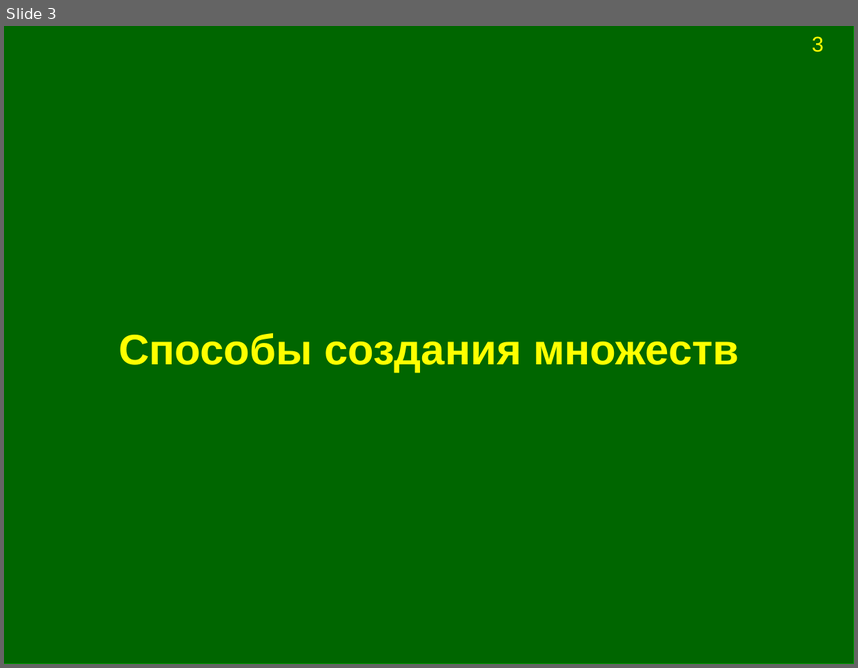
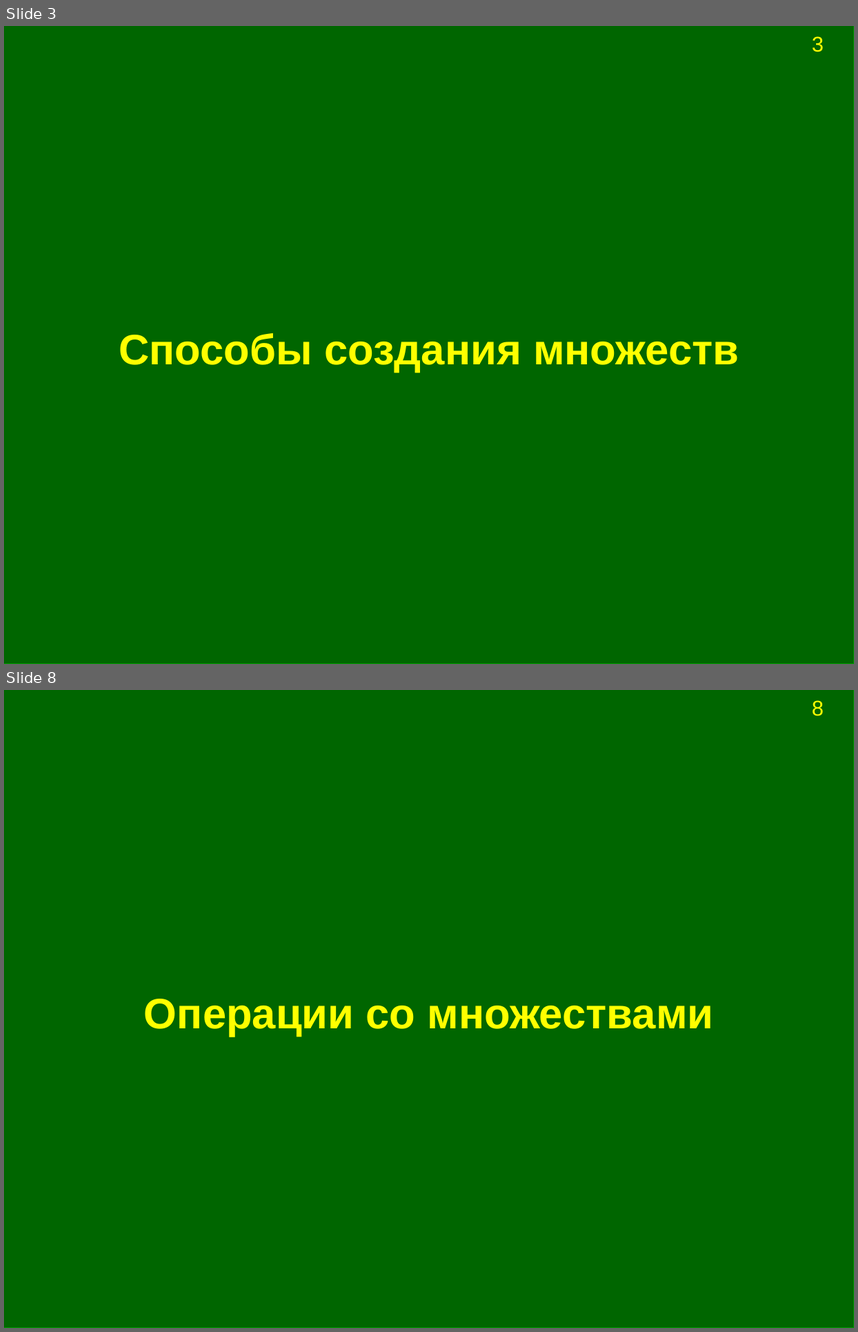
Before and after one commit to Jenyay/modelling, a slide deck: python language/presentations/08. Basic data structures. Sets.odp. Shown one above the other, each under a label of ours: slide 3 before the commit, slides 3 and 8 after it; the slides between them are not shown. The pictures are 858x668 and 858x1332 pixels, drawn with LibreOffice and Linux fonts; fonts in the diff are those of the drawing. Boxes give left, top, right and bottom in pixels: in the first picture for what was removed or moved away, otherwise in the second. Text is boxed around its words. In the diff, an @@ line names an element or a change of style, - is before the commit and + after.

Commit message:
Обновление презентации про множества

```diff
--- a/python language/presentations/08. Basic data structures. Sets.odp
+++ b/python language/presentations/08. Basic data structures. Sets.odp
@@ slide 8 added at bbox=[4, 690, 854, 1328], background #FFFFFF; not listed: 2 template elements that a slide beside it also shows @@
@@ title added at bbox=[144, 998, 714, 1036], 36 pt, text #FFFF00, bold @@
+Операции со множествами
```
Also in this commit, not shown: 13 other slides added, 1 slide removed, 1 other file.
